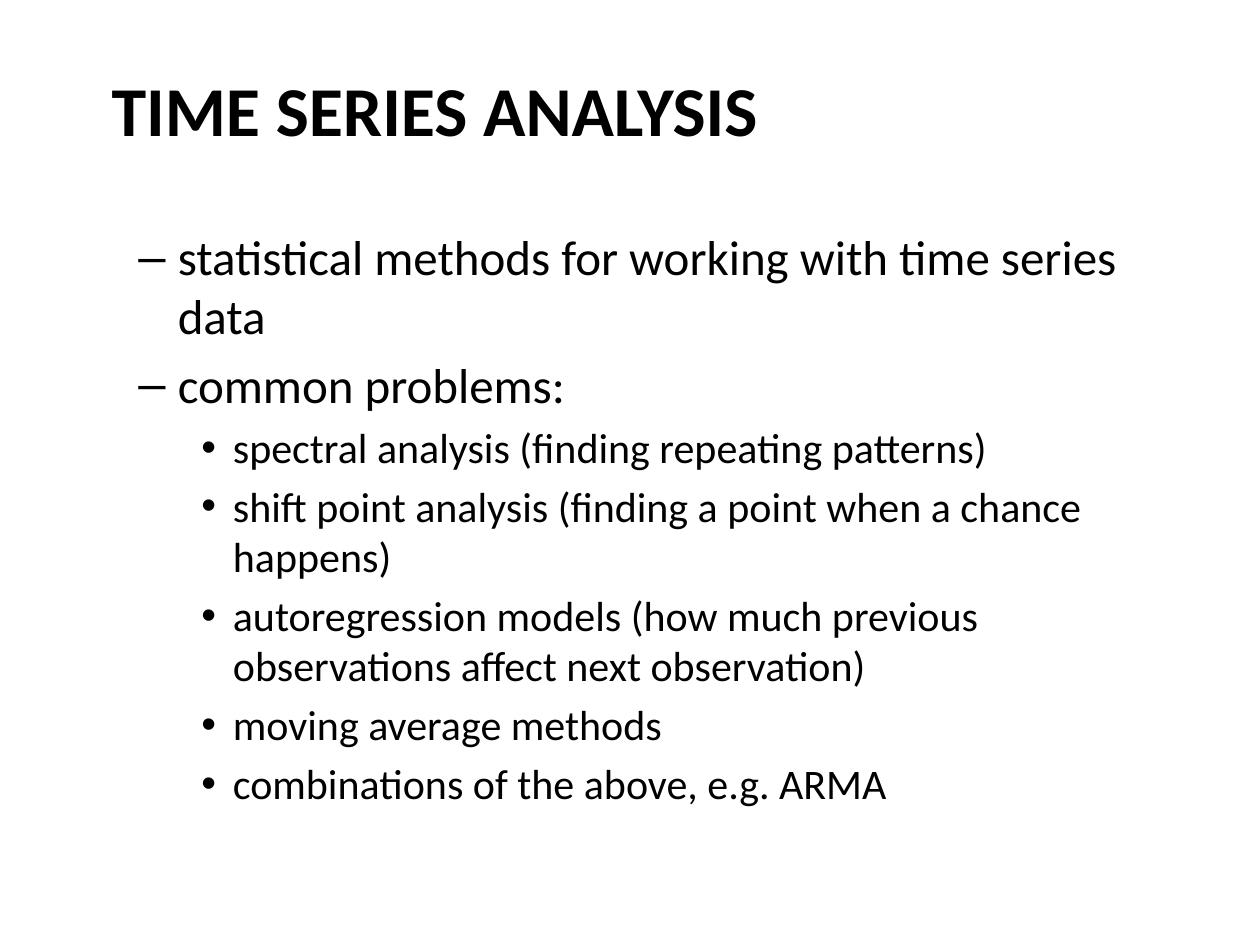
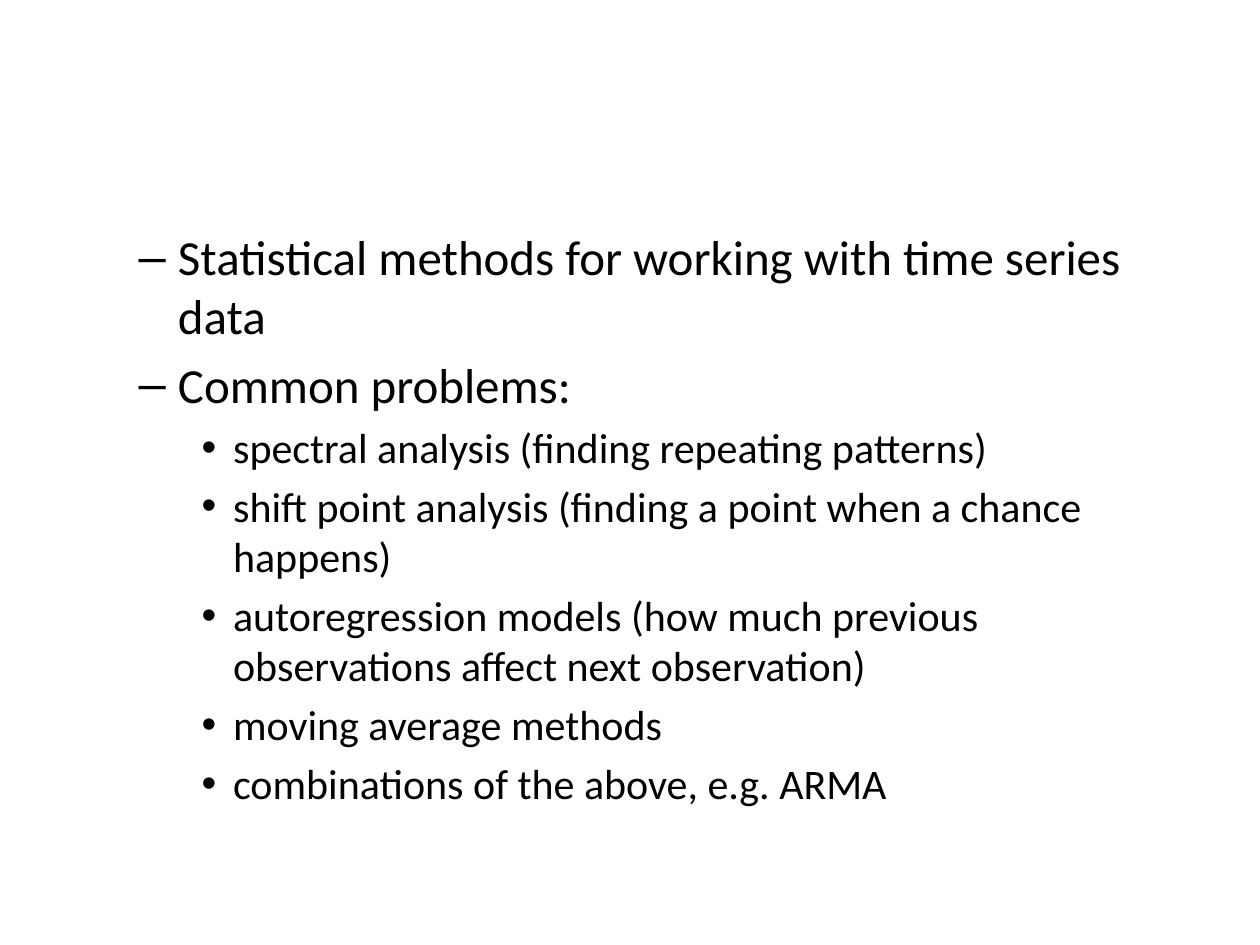
Before and after one commit to AnttiHaerkoenen/vyborg_orthodox, a slide deck: slide 20 of article/slides/slides-seminar-2021.pptx (slide 11 before the commit). Drawn at 1260x945 pixels with LibreOffice and Linux fonts; fonts in the diff are those of the drawing. Boxes give left, top, right and bottom in pixels: in the first picture for what was removed or moved away, otherwise in the second. Text is boxed around its words. In the diff, an @@ line names an element or a change of style, - is before the commit and + after.

```diff
--- a/article/slides/slides-seminar-2021.pptx
+++ b/article/slides/slides-seminar-2021.pptx
@@ text removed at (112, 90, 757, 137) @@
-TIME SERIES ANALYSIS
@@ text at (178, 241, 1120, 411): text changed @@
-  – statistical methods for working with time series data
-  – common problems:
+  – Statistical methods for working with time series data
+  – Common problems:
```
Also in this commit, not shown: 9 other slides changed, 17 slides added, 1 slide removed, 2 other files.
